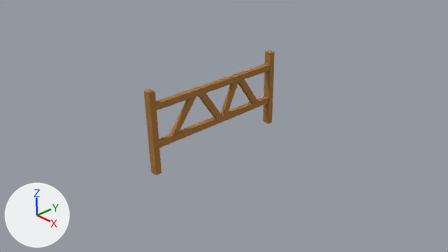
Two versions of the Blender file BlenderObjects/barriere.blend, one commit apart.
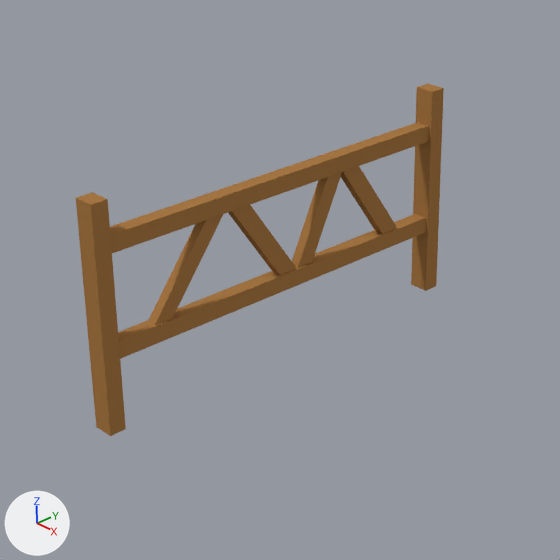
Each version appears first from the file's camera 'Camera', and next in a close-up on the part from 26% to 71% of the width and 8% to 87% of the height. Lighting does not change. The marker at lower left points along +X, +Y and +Z.
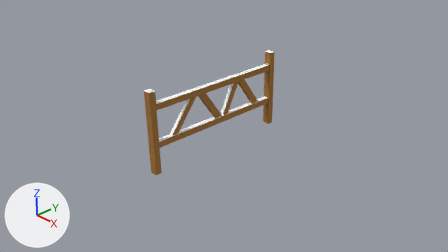
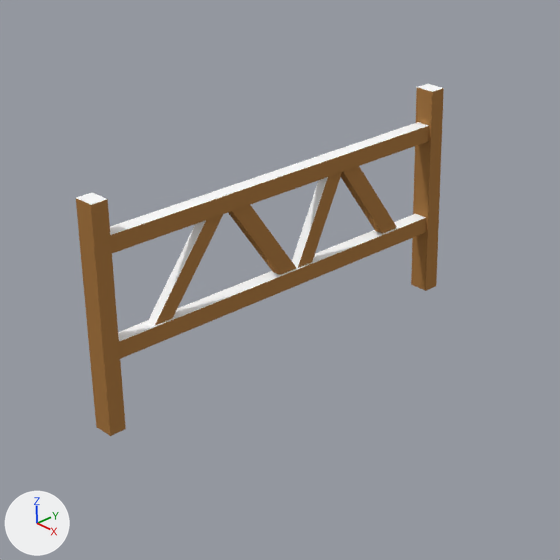
Edits to the bpy script that builds the scene:
```text
Add mat_barriereneige:
    mat_barriereneige = diffuse_material('barriereNeige')
    mat_barriereneige.base_color = (1.0, 1.0, 1.0)  # white #ffffff
Change me_cube_001:
    where me_cube_001.from_pydata(...)  # 8 vertices, 6 faces; spans x -1.0..1.0, y -1.0..1.0, z -1.0..0.82
    used by ob_cube; location = (0.171, -1.623, 0.97); scale = (0.0876, 0.0696, 1.0)
    me_cube_001 part 1: the 1 face centred in x 0.0, y 0.0, z 0.82 switches from mat_barriere (brown #a87845) to mat_barriereneige (white #ffffff)
    add me_cube_001.materials.append(mat_barriereneige)  # white #ffffff
Change me_cube_004:
    where me_cube_004.from_pydata(...)  # 8 vertices, 6 faces; spans x -1.0..1.0, y -1.25..1.0, z -1.0..2.39
    used by ob_cube_002; location = (0.171, -0.61, 1.435); rotation_euler = (-1.582, 0.0, 0.0), in degrees (-91, 0, 0); scale = (0.0617, 0.0696, 1.0)
    me_cube_004 part 2: the 1 face centred in x 0.0, y -1.12, z 0.7 switches from mat_barriere (brown #a87845) to mat_barriereneige (white #ffffff)
    add me_cube_004.materials.append(mat_barriereneige)  # white #ffffff
Change me_cube_005:
    where me_cube_005.from_pydata(...)  # 8 vertices, 6 faces; spans x -1.0..1.0, y -1.25..1.0, z -1.0..2.39
    used by ob_cube_003; location = (0.171, -0.61, 0.603); rotation_euler = (-1.582, 0.0, 0.0), in degrees (-91, 0, 0); scale = (0.0617, 0.0696, 1.0)
    me_cube_005 part 3: the 1 face centred in x 0.0, y -1.12, z 0.7 switches from mat_barriere (brown #a87845) to mat_barriereneige (white #ffffff)
    add me_cube_005.materials.append(mat_barriereneige)  # white #ffffff
Change me_cube_006:
    where me_cube_006.from_pydata(...)  # 8 vertices, 6 faces; spans x -1.0..1.0, y -1.0..1.0, z -1.0..0.82
    used by ob_cube_004; location = (0.171, -0.825, 1.056); rotation_euler = (-0.661, 0.0, 0.0), in degrees (-38, 0, 0); scale = (0.0422, 0.0661, 0.57)
    me_cube_006 part 4: the 1 face centred in x 0.0, y -1.0, z -0.09 switches from mat_barriere (brown #a87845) to mat_barriereneige (white #ffffff)
    add me_cube_006.materials.append(mat_barriereneige)  # white #ffffff
Change me_cube_008:
    where me_cube_008.from_pydata(...)  # 8 vertices, 6 faces; spans x -1.0..1.0, y -1.0..1.0, z -1.0..0.82
    used by ob_cube_006; location = (0.171, 0.519, 1.085); rotation_euler = (-0.461, 0.0, 0.0), in degrees (-26, 0, 0); scale = (0.0422, 0.071, 0.513)
    me_cube_008 part 5: the 1 face centred in x 0.0, y -1.0, z -0.09 switches from mat_barriere (brown #a87845) to mat_barriereneige (white #ffffff)
    add me_cube_008.materials.append(mat_barriereneige)  # white #ffffff
```

Boxes [x1, y1, x2, y2] around the edits, measured in the close-ups (560 x 560 px):
part 1 of me_cube_001, recoloured (brown to white)
    both: [76, 192, 107, 205]
part 2 of me_cube_004, recoloured (brown to white)
    both: [110, 122, 429, 235]
part 3 of me_cube_005, recoloured (brown to white)
    both: [118, 214, 426, 341]
part 4 of me_cube_006, recoloured (brown to white)
    both: [148, 220, 206, 326]
part 5 of me_cube_008, recoloured (brown to white)
    both: [292, 177, 328, 268]
